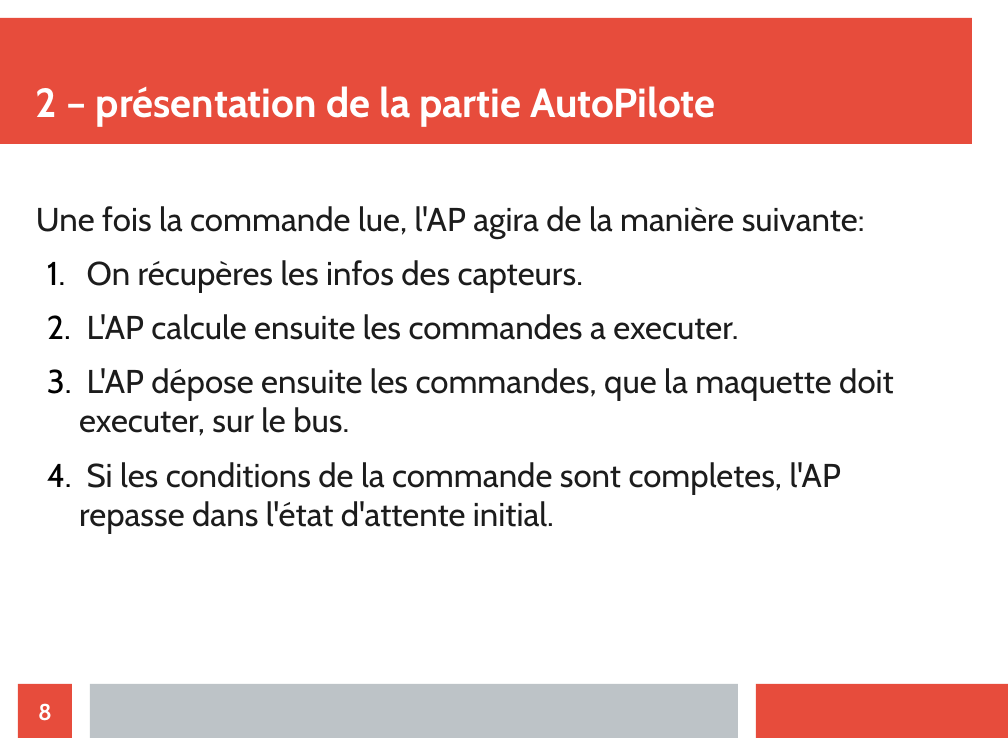
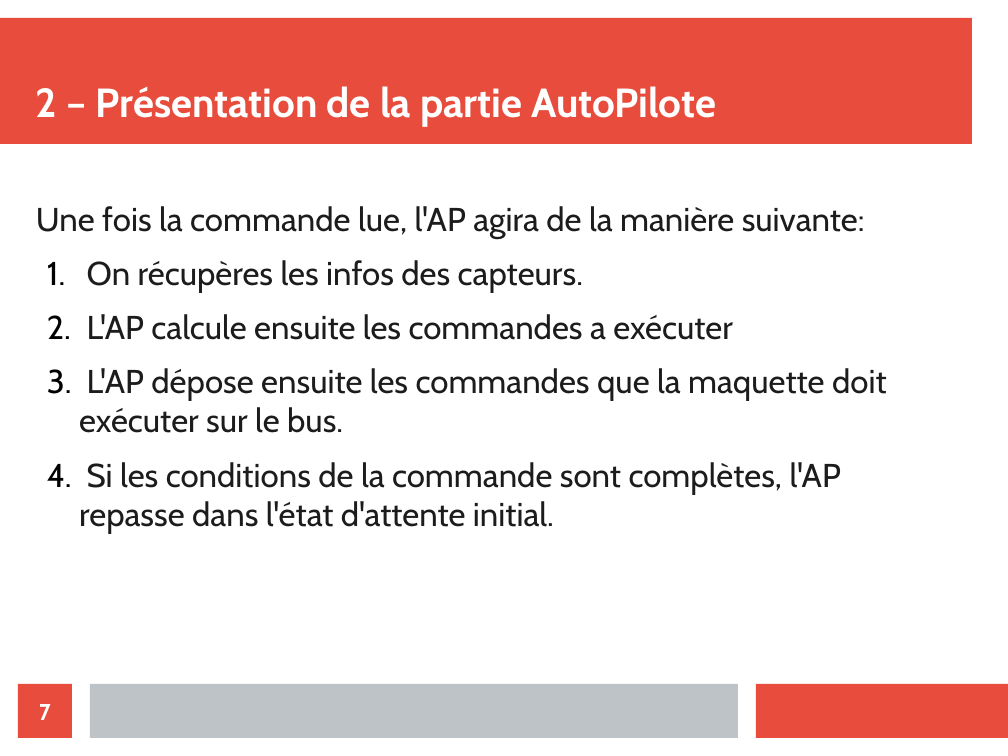
Before and after one commit to athmanmekh/AuttoPIlote-X-OPEN-PILOT, a slide deck: slide 7 of presentation/diapoPresentation.odp (slide 8 before the commit). Drawn at 1008x756 pixels with LibreOffice and Linux fonts; fonts in the diff are those of the drawing. Boxes give left, top, right and bottom in pixels: in the first picture for what was removed or moved away, otherwise in the second. Text is boxed around its words. In the diff, an @@ line names an element or a change of style, - is before the commit and + after.

```diff
--- a/presentation/diapoPresentation.odp
+++ b/presentation/diapoPresentation.odp
@@ title at [36, 86, 716, 127]: text changed @@
-2 – présentation de la partie AutoPilote
+2 – Présentation de la partie AutoPilote
@@ text at [79, 314, 887, 534]: text changed @@
-2. L'AP calcule ensuite les commandes a executer.
-3. L'AP dépose ensuite les commandes, que la maquette doit executer, sur le bus.
-4. Si les conditions de la commande sont completes, l'AP repasse dans l'état d'attente initial.
+2. L'AP calcule ensuite les commandes a exécuter
+3. L'AP dépose ensuite les commandes que la maquette doit exécuter sur le bus.
+4. Si les conditions de la commande sont complètes, l'AP repasse dans l'état d'attente initial.
@@ page number at [39, 704, 51, 720]: text changed @@
-8
+7
```
Also in this commit, not shown: 13 other slides changed.
